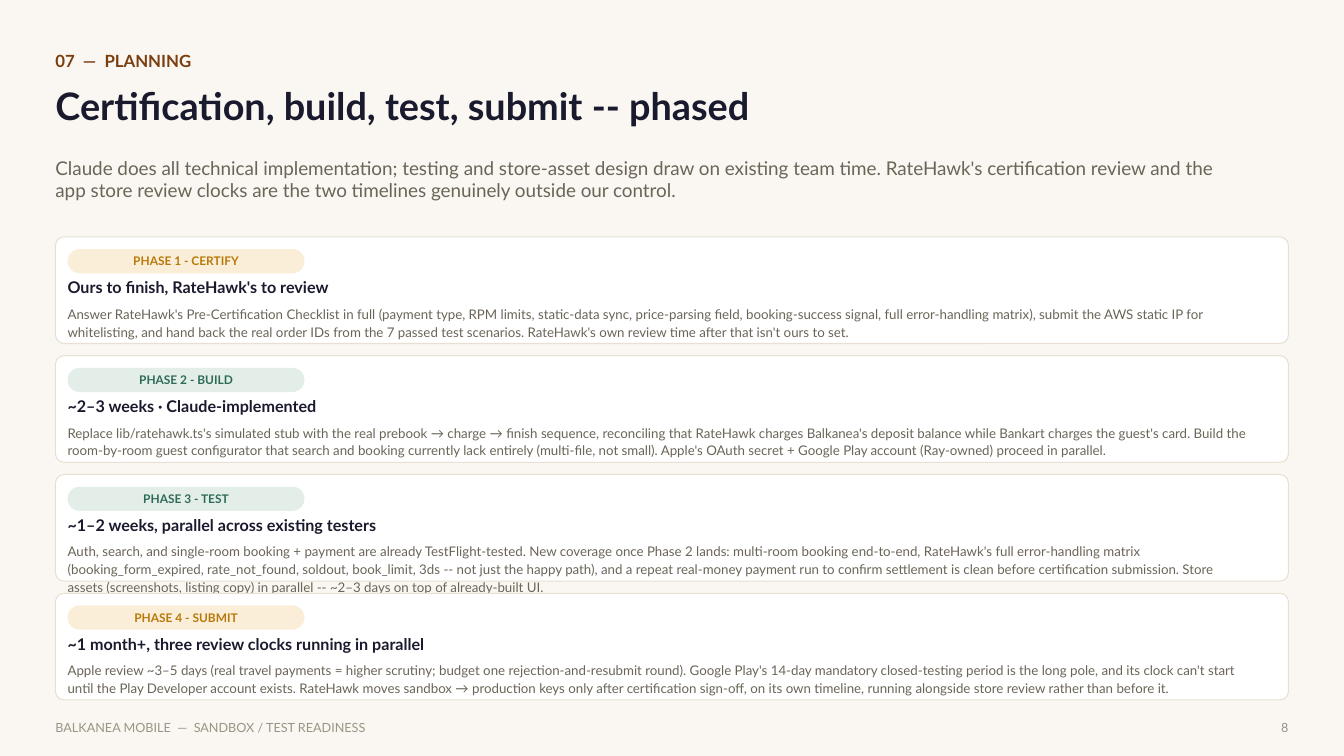
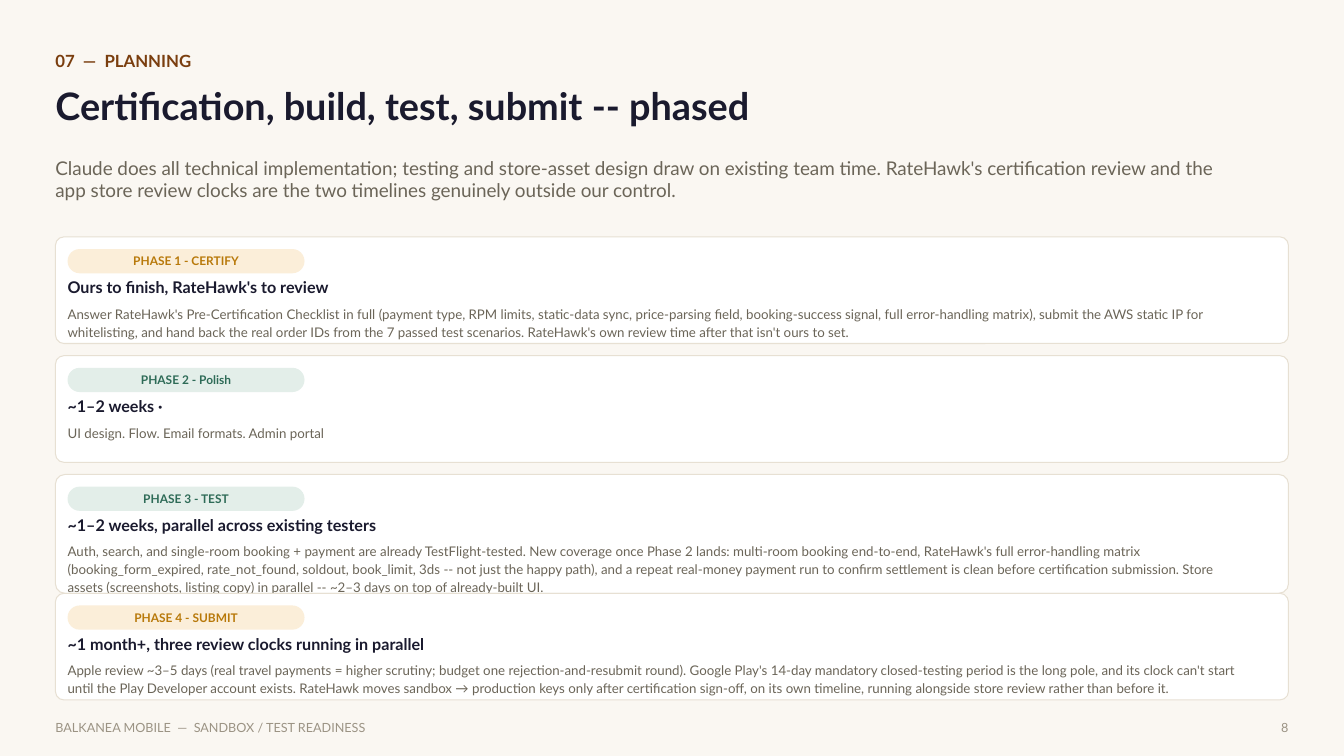
Before and after one commit to rweale-ai/balkanea-mobile, a slide deck: slide 8 of decks/Balkanea-Mobile-Sandbox-Readiness-Update.pptx. Drawn at 1344x756 pixels with LibreOffice and Linux fonts; fonts in the diff are those of the drawing. Boxes give left, top, right and bottom in pixels: in the first picture for what was removed or moved away, otherwise in the second. Text is boxed around its words. In the diff, an @@ line names an element or a change of style, - is before the commit and + after.

```diff
--- a/decks/Balkanea-Mobile-Sandbox-Readiness-Update.pptx
+++ b/decks/Balkanea-Mobile-Sandbox-Readiness-Update.pptx
@@ text at box(141, 375, 231, 384): text changed @@
-PHASE 2 - BUILD
+PHASE 2 - Polish
@@ text at box(68, 400, 155, 412): text changed @@
-~2–3 weeks · Claude-implemented
+~1–2 weeks ·
@@ text at box(68, 428, 324, 441): text changed @@
-Replace lib/ratehawk.ts's simulated stub with the real prebook → charge → finish sequence, reconciling that RateHawk charges Balkanea's deposit balance while Bankart charges the guest's card. Build the room-by-room guest configurator that search and booking currently lack entirely (multi-file, not small). Apple's OAuth secret + Google Play account (Ray-owned) proceed in parallel.
+UI design. Flow. Email formats. Admin portal
@@ rounded rectangle: place and size @@
-rounded rectangle at box(55, 475, 1289, 582)
+rounded rectangle at box(55, 475, 1289, 594)
```
Also in this commit, not shown: 6 other slides changed, 1 slide added, 14 other files.
